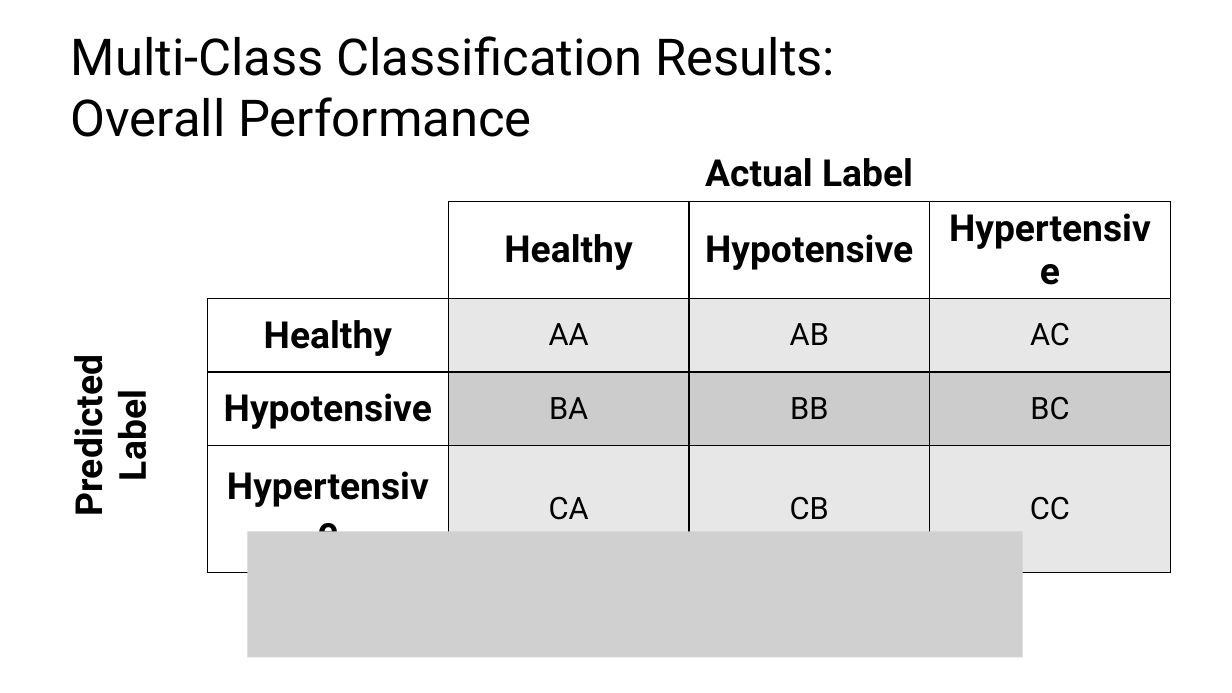
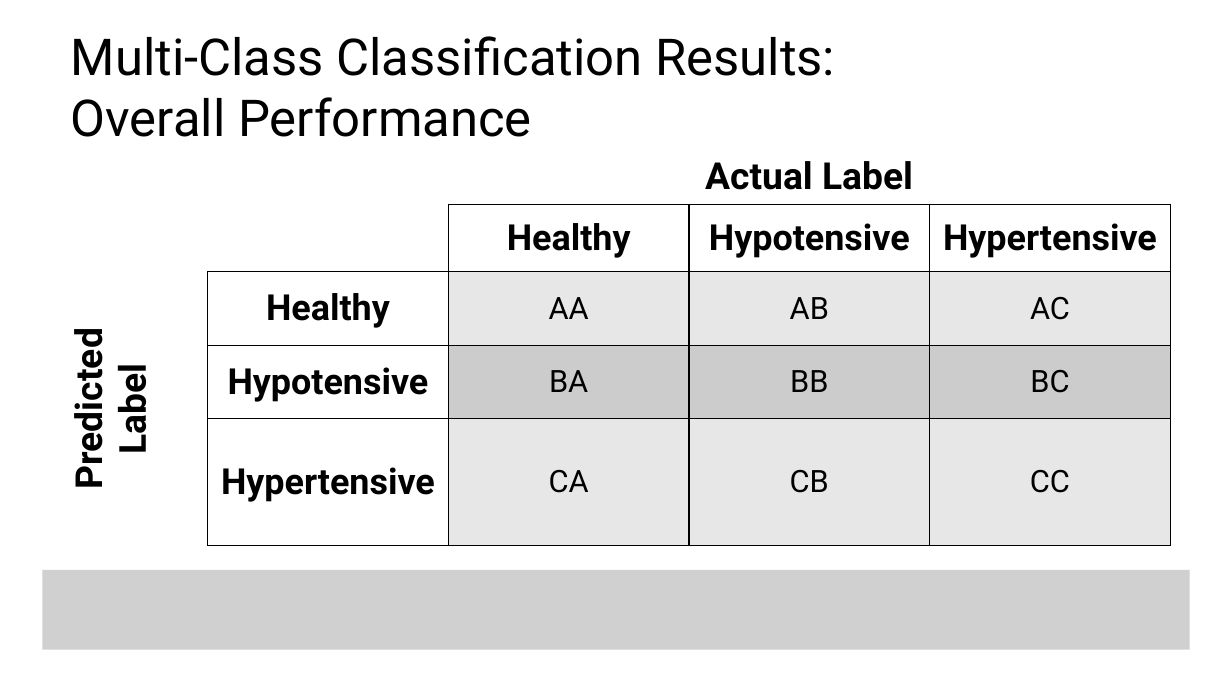
Before and after one commit to C4M-UofT/C4M-UofT.github.io, a slide deck: slide 59 of lectures/winter/6_ml_workflow/MachineLearning_tutorial.pptx. Drawn at 1232x693 pixels with LibreOffice and Linux fonts; fonts in the diff are those of the drawing; grey boxes stand for pictures. Boxes give left, top, right and bottom in pixels: in the first picture for what was removed or moved away, otherwise in the second. Text is boxed around its words. In the diff, an @@ line names an element or a change of style, - is before the commit and + after.

```diff
--- a/lectures/winter/6_ml_workflow/MachineLearning_tutorial.pptx
+++ b/lectures/winter/6_ml_workflow/MachineLearning_tutorial.pptx
@@ table at [62,149,1169,506] @@
@@ size 29 to 28 pt in "Healthy", "Hypotensive", "Hypertensive", "Healthy" and 2 more places @@
@@ picture: place and size @@
-picture at [248,531,1023,657]
+picture at [43,570,1190,650]
```
Also in this commit, not shown: 1 other slide changed.
